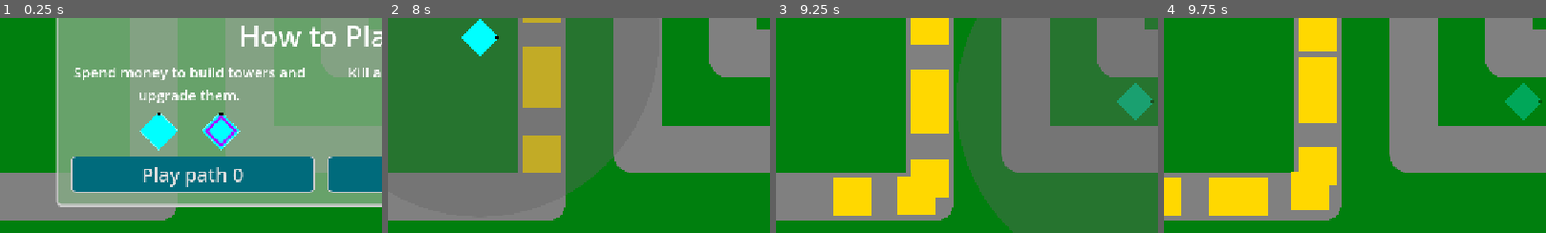
Above: before the commit, frames 1-4 (left to right).
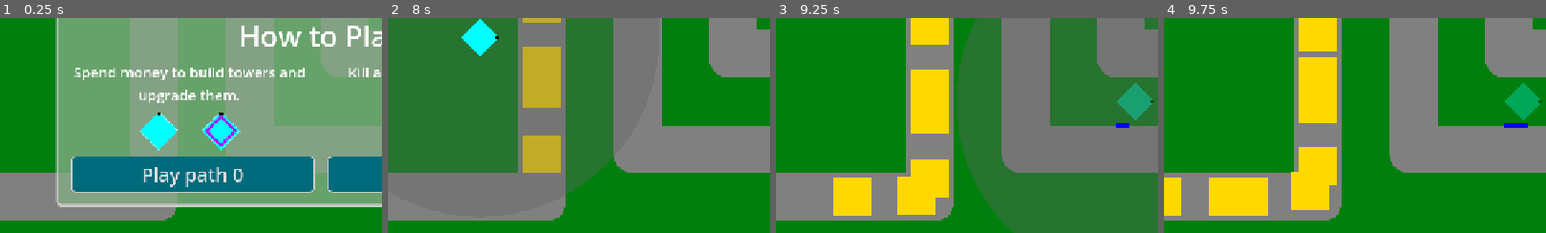
Above: after the commit, the same moments.

Repository: phrasmotica/godot-tower-defence
Game: Godot game, scene res://scenes/game.tscn
Same seed, same stepped clock (60 frames per second), same inputs: the game is played once before the commit and once after it.
Inputs (mouse positions are % of the whole screen's width and height, from its top left):
- Up to frame 1 (0.25 s): no input
- Up to frame 2 (8 s): click "Play path 0" at 0.5 s; click (80, 31) at 1.25 s; click (88, 31) at 2 s; click (95, 31) at 2.75 s; click (80, 44) at 3.5 s; click (88, 44) at 4.25 s; click (95, 44) at 5 s; tap Enter (ui_accept) at 5.75, 6.02, 6.77 s; move the mouse to (38, 50) at 5.77 s; hold Shift (fast_forward) 5.78-7.28 s; tap . (next_tower) at 5.85, 7.35 s; click (38, 50) at 5.92 s; move the mouse to (37, 50) at 6.52 s; tap , (previous_tower) at 6.6 s; click (37, 50) at 6.67 s; move the mouse to (20, 35) at 7.27 s
- Up to frame 3 (9.25 s): move the mouse to (55, 50) at 8.02 s; tap , (previous_tower) at 8.1 s; click (55, 50) at 8.17 s; tap Enter (ui_accept) at 8.27, 9.02 s; move the mouse to (55, 50) at 8.77 s; tap . (next_tower) at 8.85 s; click (55, 50) at 8.92 s
- Up to frame 4 (9.75 s): move the mouse to (72, 45) at 9.52 s; hold Shift (fast_forward) from 9.53 s (still down); tap , (previous_tower) at 9.6 s
The pictures show only the part of the screen within x 8-58%, y 31-81%; the shares and areas given below are measured in that part.

Frames 1-2 are identical in both runs. In frame 3, less than 0.1% of the frame differs, in the area x 89-93%, y 48-52%; in frame 4, 0.1%, in the area x 89-96%, y 48-52%.
Error in both runs: Invalid access to property or key 'name' on a base object of type 'Nil'. (res://scenes/towers/tower_manager.gd:65)

Commit message:
Ensure tower warms up correctly when first placed

Diff:
--- a/scenes/towers/components/tower_progress_bars.gd
+++ b/scenes/towers/components/tower_progress_bars.gd
@@ -30,6 +30,8 @@
 
 	if Engine.is_editor_hint():
 		display_mode = DisplayMode.WARMUP
+	else:
+		display_mode = DisplayMode.NONE
 
 	_refresh()
 
